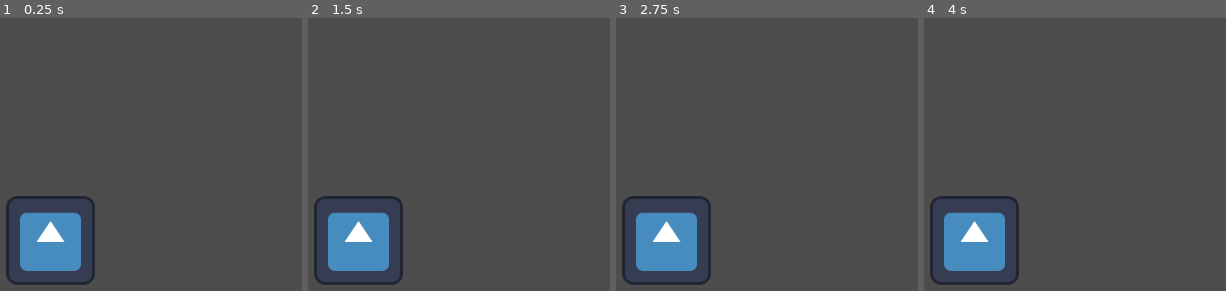
Above: before the commit, frames 1-4 (left to right).
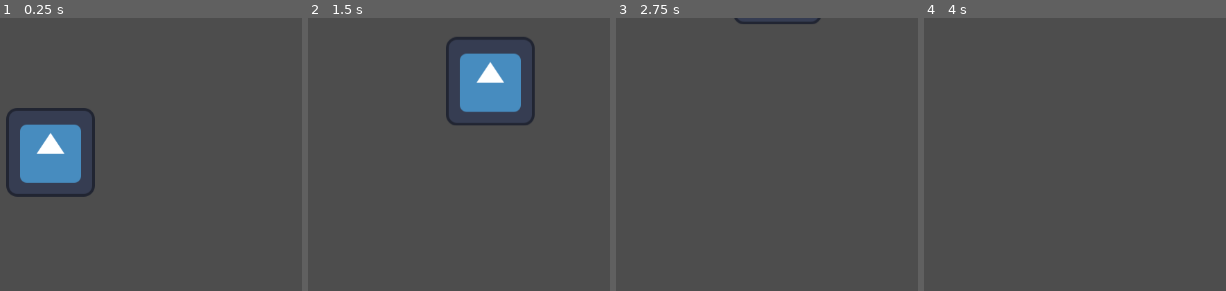
Above: after the commit, the same moments.

Repository: QuantumForgeGames/project-3
Game: Godot game, scene res://main.tscn
The game is run twice, just before and just after one commit, with the same random seed, the same clock (stepped at 60 frames per second) and the same inputs. The engine's default icon, where the game draws it, is replaced by a stand-in: a white triangle on a blue panel in a dark square.
Inputs:
- Up to frame 1 (0.25 s): no input
- Up to frame 2 (1.5 s): hold Up (ui_up) 0.53-1.28 s; hold Right (ui_right) from 0.53 s (still down); tap Up (ui_up) at 1.35 s
- Up to frame 3 (2.75 s): tap Up (ui_up) at 1.52, 1.82 s; release Right (ui_right) at 2.03 s; hold Left (ui_left) from 2.03 s (still down); hold Up (ui_up) from 2.03 s (still down)
- Up to frame 4 (4 s): release Left (ui_left) at 2.78 s; release Up (ui_up) at 2.78 s; hold Right (ui_right) from 2.78 s (still down); tap Up (ui_up) at 2.85, 3.02, 3.32 s; tap Enter at 3.5 s; hold Up (ui_up) from 3.53 s (still down)

The runs differ from the first frame. In frame 1, 11% of the frame differs, in the area x 1-32%, y 32-98%; in frame 2, 11%, in the area x 1-76%, y 6-98%; in frame 3, 5.8%; in frame 4, 5.5%.

Commit message:
Basic player controller started

Diff:
--- a/main.tscn
+++ b/main.tscn
@@ -1,11 +1,21 @@
-[gd_scene load_steps=2 format=3 uid="uid://p84w4tbd8ig7"]
+[gd_scene load_steps=3 format=3 uid="uid://p84w4tbd8ig7"]
 
-[ext_resource type="Texture2D" uid="uid://bfh52f2i513a8" path="res://icon.svg" id="1_r7plp"]
+[ext_resource type="PackedScene" uid="uid://cd36fbnt00w6x" path="res://scenes/entities/player/player.tscn" id="1_vpbm1"]
+
+[sub_resource type="WorldBoundaryShape2D" id="WorldBoundaryShape2D_4qb2k"]
 
 [node name="Main" type="Node"]
 
-[node name="Node2D" type="Node2D" parent="."]
+[node name="Process" type="Node" parent="."]
 
-[node name="Icon" type="Sprite2D" parent="Node2D"]
-position = Vector2(553, 321)
-texture = ExtResource("1_r7plp")
+[node name="View" type="Node2D" parent="."]
+
+[node name="Player" parent="View" instance=ExtResource("1_vpbm1")]
+position = Vector2(553, 86)
+
+[node name="StaticBody2D" type="StaticBody2D" parent="View"]
+position = Vector2(579, 641)
+metadata/_edit_group_ = true
+
+[node name="CollisionShape2D" type="CollisionShape2D" parent="View/StaticBody2D"]
+shape = SubResource("WorldBoundaryShape2D_4qb2k")
--- /dev/null
+++ b/scenes/entities/player/movement.gd
@@ -0,0 +1,30 @@
+extends Node
+
+
+# const GRAVITY = 500.0
+const GRAVITY        :float = 9.8 *10
+const JETPACK_FORCE  :float = -300.0
+const MOVE_SPEED     :float = 200.0
+const MAX_FALL_SPEED :float = 500.0
+
+var _is_jetpacking = false
+
+
+func _process (_delta_ :float) -> void:
+
+    var direction :float = 0.
+    if Input.is_action_pressed("ui_left"): direction -= 1
+    if Input.is_action_pressed("ui_right"): direction += 1
+    if Input.is_action_pressed("ui_up"): _is_jetpacking = true
+    else: _is_jetpacking = false
+
+    owner.velocity.x = direction * MOVE_SPEED
+
+    if not _is_jetpacking: owner.velocity.y += GRAVITY
+    else:                  owner.velocity.y = JETPACK_FORCE
+
+    if owner.velocity.y > MAX_FALL_SPEED:
+        owner.velocity.y = MAX_FALL_SPEED
+
+    owner.move_and_slide()
+    if owner.is_on_floor(): _is_jetpacking = false
--- /dev/null
+++ b/scenes/entities/player/player.tscn
@@ -0,0 +1,22 @@
+[gd_scene load_steps=4 format=3 uid="uid://cd36fbnt00w6x"]
+
+[ext_resource type="Script" path="res://scenes/entities/player/movement.gd" id="1_0rjib"]
+[ext_resource type="Texture2D" uid="uid://b0xjmvgxjrmet" path="res://icon.svg" id="2_t3bhu"]
+
+[sub_resource type="CircleShape2D" id="CircleShape2D_g7i4m"]
+radius = 70.89
+
+[node name="Player" type="CharacterBody2D"]
+
+[node name="Collision" type="CollisionShape2D" parent="."]
+shape = SubResource("CircleShape2D_g7i4m")
+
+[node name="Process" type="Node" parent="."]
+
+[node name="Movement" type="Node" parent="Process"]
+script = ExtResource("1_0rjib")
+
+[node name="View" type="Node2D" parent="."]
+
+[node name="Sprite" type="Sprite2D" parent="View"]
+texture = ExtResource("2_t3bhu")
